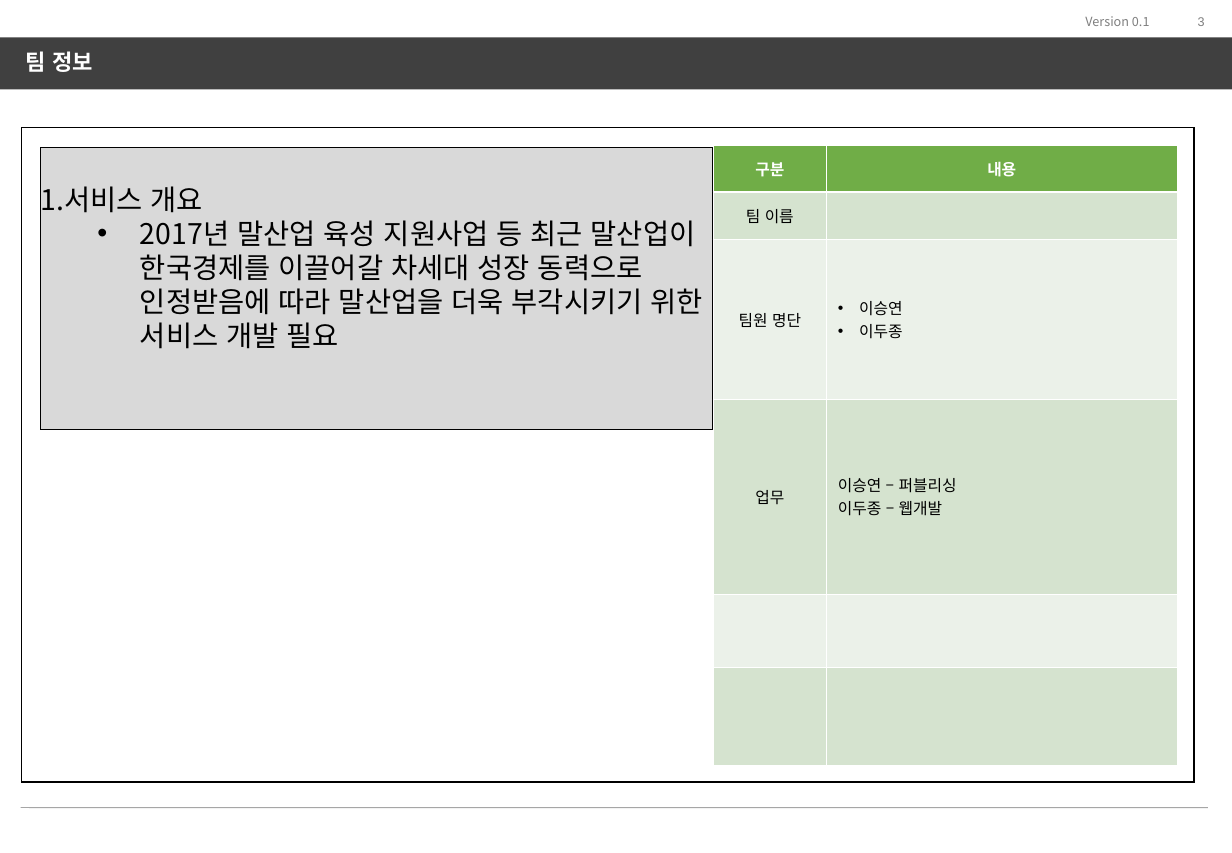
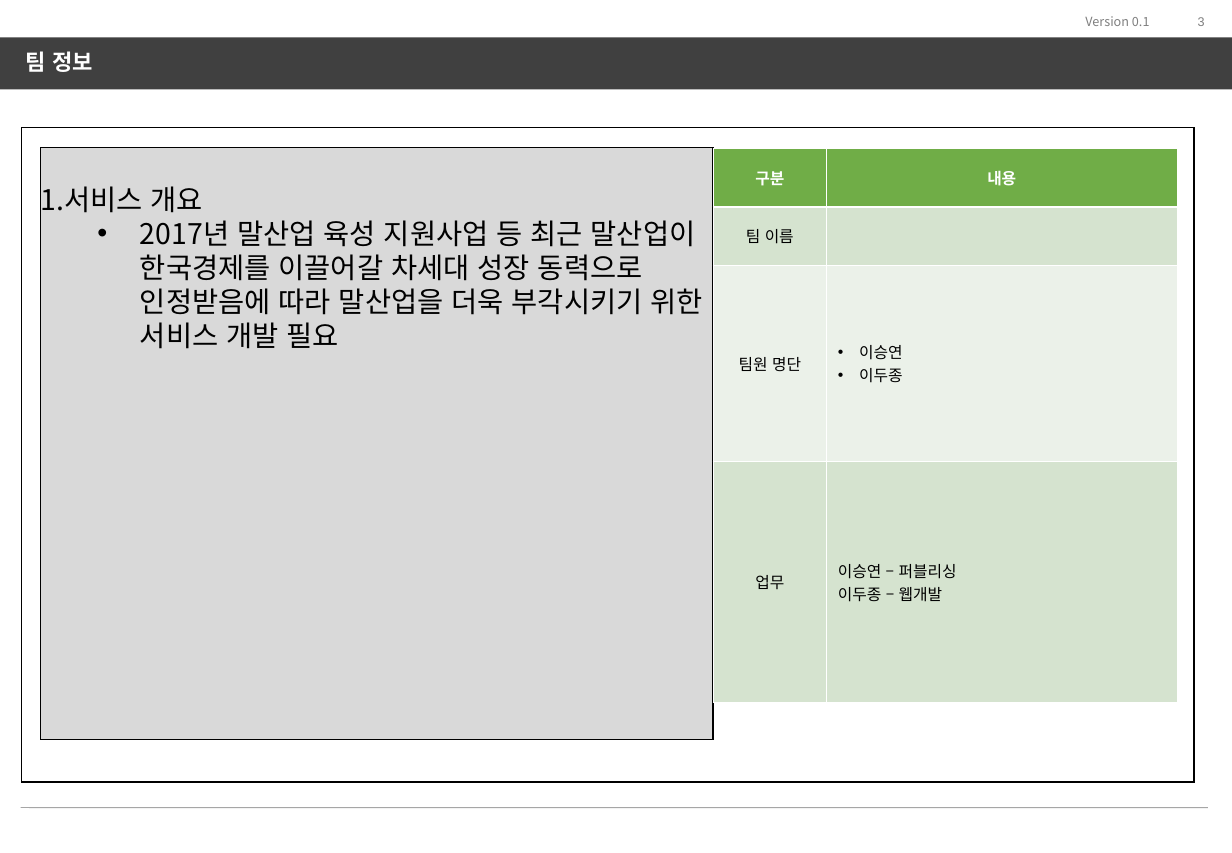
Before and after one commit to lemondkel/gyeongma, a slide deck: slide 3 of docs/170420_공모전ver5.ppt. Drawn at 1232x853 pixels with LibreOffice and Linux fonts; fonts in the diff are those of the drawing. Boxes give left, top, right and bottom in pixels: in the first picture for what was removed or moved away, otherwise in the second. Text is boxed around its words. In the diff, an @@ line names an element or a change of style, - is before the commit and + after.

```diff
--- a/docs/170420_공모전ver5.ppt
+++ b/docs/170420_공모전ver5.ppt
@@ rectangle "서비스 개요": place and size @@
-rectangle "서비스 개요" at [41, 148, 713, 430]
+rectangle "서비스 개요" at [41, 148, 713, 739]
@@ table at [713, 148, 1176, 701] @@
-row 5:  | 
-row 6:  | 
```
Also in this commit, not shown: 2 other files.
